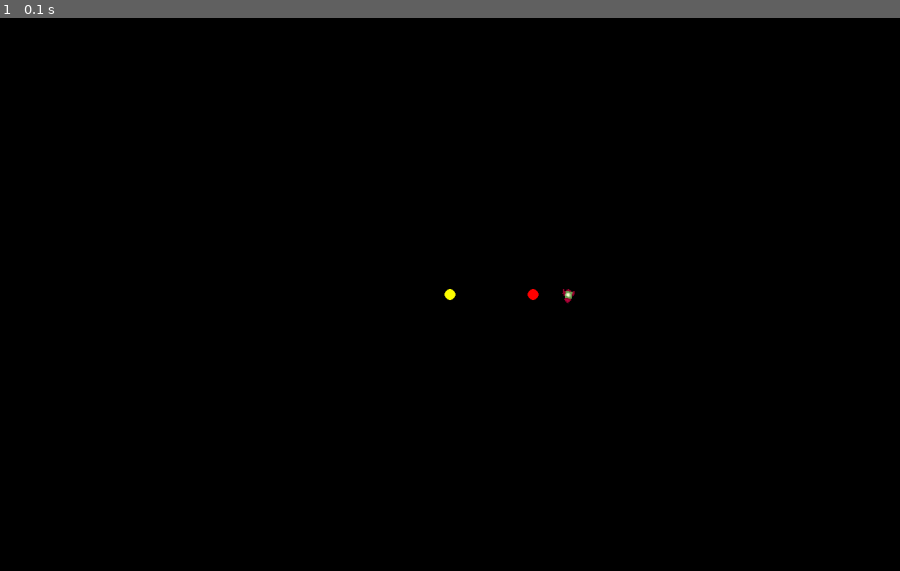
Above: before the commit, frame 1.
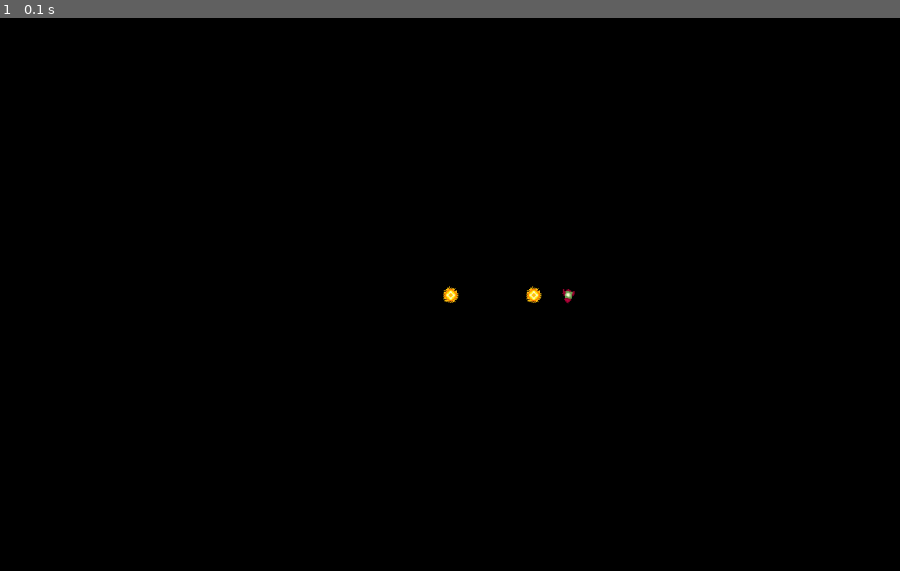
Above: after the commit, the same moment.

Repository: maxim739/Hackathon26
Game: pygame game, started from MovingStatic.py
Two runs of this game, one before a commit and one after it. Both use one fixed random seed, a clock stepped at 60 frames per second and the inputs below.
Inputs:
- Up to frame 1 (0.1 s): no input

The runs differ from the first frame. In frame 1, less than 0.1% of the frame differs, in the area x 49-61%, y 48-52%.

Commit message:
added planet images

Diff:
--- a/MovingStatic.py
+++ b/MovingStatic.py
@@ -18,7 +18,8 @@
 #scales the image up..
 rocket_img = pygame.transform.scale(rocket_img, (20, 20))
 
-print(pygame.version.ver)
+planet1_img = pygame.image.load("sprites/planet1.png").convert_alpha()
+planet1_img = pygame.transform.scale(planet1_img, (40, 40))
 
 
 G = 6.67430e-11
@@ -27,17 +28,21 @@
 dt = 864000 #TEN days in seconds
 
 class Static_body:
-    def __init__(self, x, y, mass, radius, color):
+    def __init__(self, x, y, mass, radius, color, image=None):
         self.x, self.y = x,y
         self.mass = mass
         self.radius = radius
         self.color = color
+        self.image = image
 
     def draw(self, screen):
 
         screen_x = int(self.x * scale  + constants.width // 2)
         screen_y = int(self.y * scale  + constants.height // 2)
-        pygame.draw.circle(screen, self.color, (screen_x, screen_y), self.radius)
+
+        if self.image:
+            rect = self.image.get_rect(center=(screen_x, screen_y))
+            screen.blit(self.image, rect)
 
 
 class Moving_body:
@@ -71,7 +76,6 @@
                     #break force up into x and y components
                     fx += f * dx / r
                     fy += f * dy / r
-                    print(r)
                 else:
                     self.vx = 0
                     self.vy = 0
@@ -121,8 +125,8 @@
             pygame.draw.circle(screen, self.color, (screen_x, screen_y), self.radius)
 
 bodies = [
-    Static_body(0, 0, 1.989e30, 8, (255, 255, 0)),
-    Static_body(2e12, 0, 2e30, 8, (255,0,0)),
+    Static_body(0, 0, 1.989e30, 8, (255, 255, 0), planet1_img),
+    Static_body(2e12, 0, 2e30, 8, (255,0,0), planet1_img),
     Moving_body(2.867e12, 0, 0, 6810, 8.681e25, 4, (100, 200, 255), rocket_img)
 ]
 
